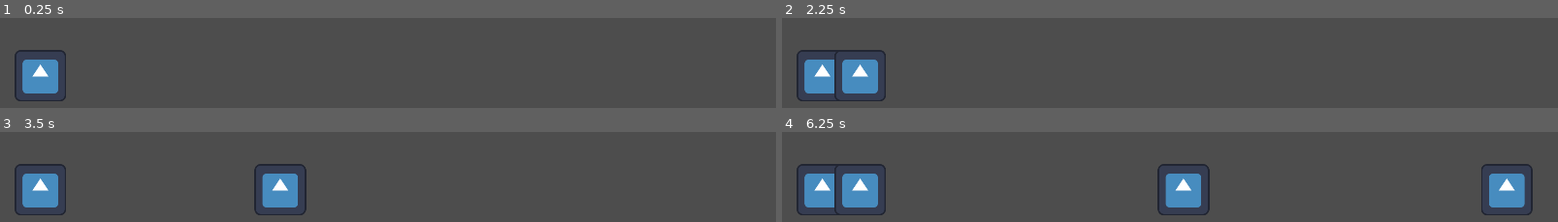
Above: before the commit, frames 1-4 (two rows, left to right).
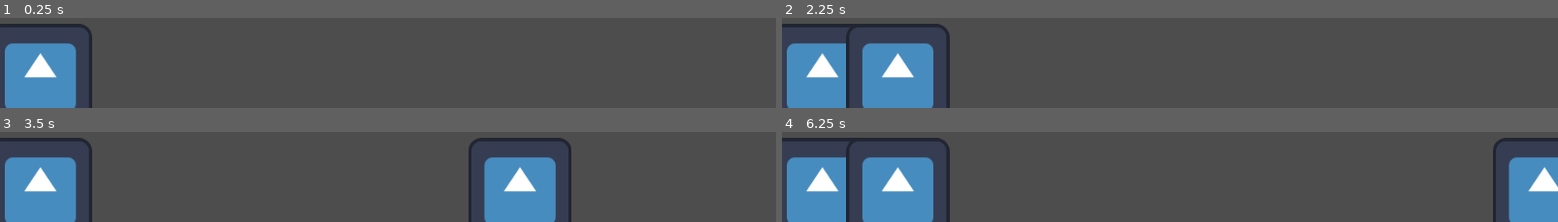
Above: after the commit, the same moments.

Repository: Harmonia2Side/ultimate-navy-war
Game: Godot game, scene res://main.tscn
Same seed, same stepped clock (60 frames per second), same inputs: the game is played once before the commit and once after it. The engine's default icon, where the game draws it, is replaced by a stand-in: a white triangle on a blue panel in a dark square.
Inputs:
- Up to frame 1 (0.25 s): no input
- Up to frame 2 (2.25 s): tap Enter at 0.5, 2 s; tap Space at 1.25 s
- Up to frame 3 (3.5 s): no input
- Up to frame 4 (6.25 s): no input

The runs differ from the first frame. In frame 1, 6.3% of the frame differs, in the area x 0-12%, y 6-100%; in frame 2, 13%; in frame 3, 16%; in frame 4, 20%, in the area x 0-100%, y 6-100%.

Commit message:
bug: unit not spawning in proper place nor size

Diff:
--- a/base.tscn
+++ b/base.tscn
@@ -7,6 +7,7 @@
 [sub_resource type="RectangleShape2D" id="RectangleShape2D_yv43c"]
 
 [node name="Base" type="Area2D"]
+scale = Vector2(2, 2)
 script = ExtResource("1_8rnq6")
 unit_scene = ExtResource("2_adipu")
 
--- a/main.gd
+++ b/main.gd
@@ -12,10 +12,10 @@
 	#var direction = unit_spawn_location.
 	# define posição
 	basePlayer1.position = base_spawn_location # redundant?
-	# Spawna a a unidade adicionando ela à cena da base
+	# Spawna a a unidade adicionando ela à cena
 	add_child(basePlayer1)
 
 
 # Called every frame. 'delta' is the elapsed time since the previous frame.
-func _process(delta):
+func _process(_delta):
 	pass
